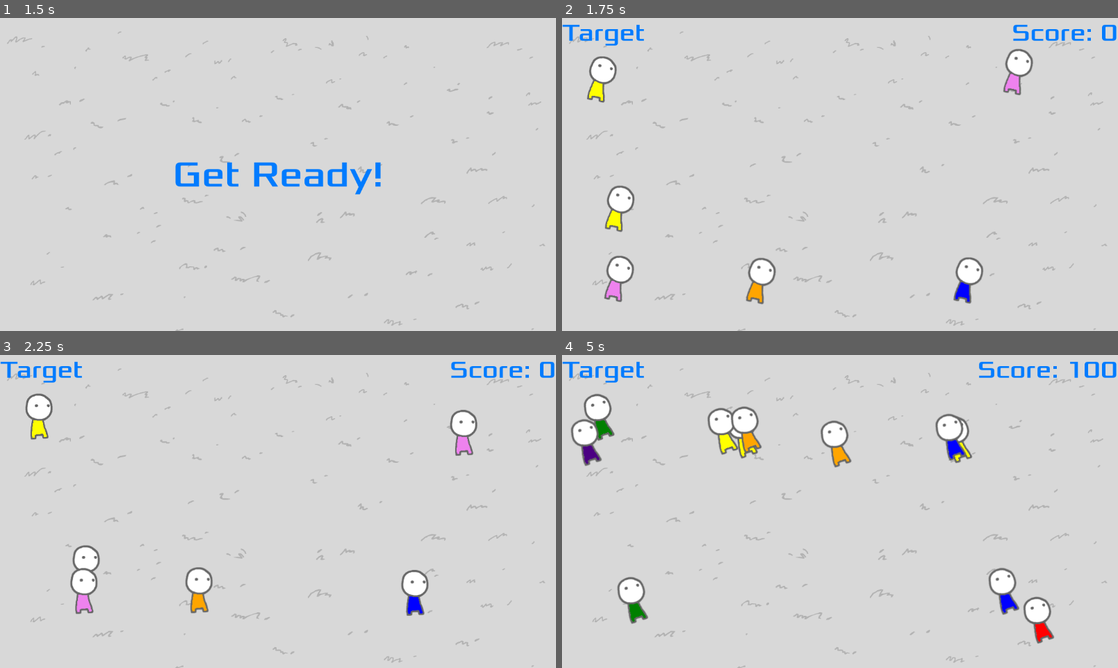
Above: before the commit, frames 1-4 (two rows, left to right).
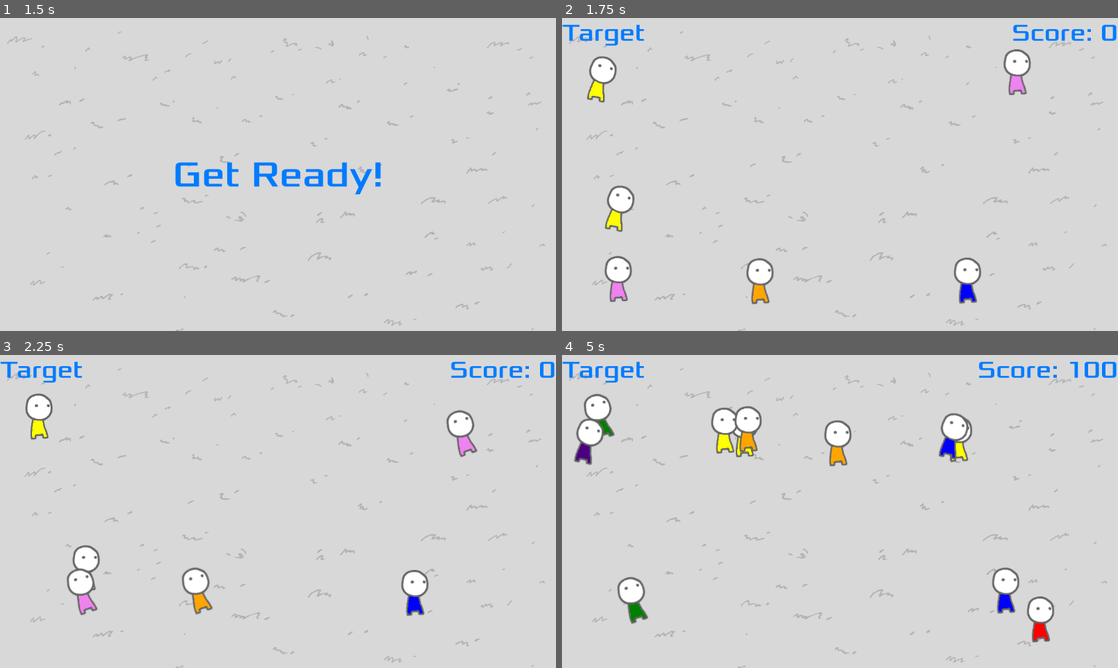
Above: after the commit, the same moments.

Repository: NDSern/Shoot-the-Spy
Game: Godot game, scene res://main.tscn
The game is run twice, just before and just after one commit, with the same random seed, the same clock (stepped at 60 frames per second) and the same inputs.
Inputs (mouse positions are in pixels of both pictures, inside the frame that each line leads up to):
- Up to frame 1 (1.5 s): click "Start" at 0.5 s; tap Enter at 1.25 s; move the mouse to (400, 158) at 1.27 s; click (400, 158) at 1.42 s
- Up to frame 2 (1.75 s): no input
- Up to frame 3 (2.25 s): move the mouse to (38, 417) at 2.02 s; click (38, 417) at 2.17 s
- Up to frame 4 (5 s): move the mouse to (678, 589) at 2.77 s; click (678, 589) at 2.92 s; move the mouse to (600, 417) at 3.52 s; click (600, 417) at 3.67 s; move the mouse to (895, 477) at 4.27 s; click (895, 477) at 4.42 s

Frame 1 is identical in both runs. In frame 2, 1.3% of the frame differs, in the area x 7-85%, y 9-92%; in frame 3, 1.0%; in frame 4, 2.7%, in the area x 1-89%, y 16-93%.

Commit message:
Updated Animation
Make animations of everyone slightly has different speed

Diff:
--- a/better_mob.gd
+++ b/better_mob.gd
@@ -39,6 +39,8 @@
 	while target == animation:
 		target = randi() % 7
 	var mob_types = $AnimatedSprite2D.sprite_frames.get_animation_names()
+	var randomAnimationSpeed = randf()
+	$AnimatedSprite2D.speed_scale = randomAnimationSpeed
 	$AnimatedSprite2D.play(mob_types[target])
 	killable = false
 	show()
Not shown, changed: Shoot the Spy.pck
